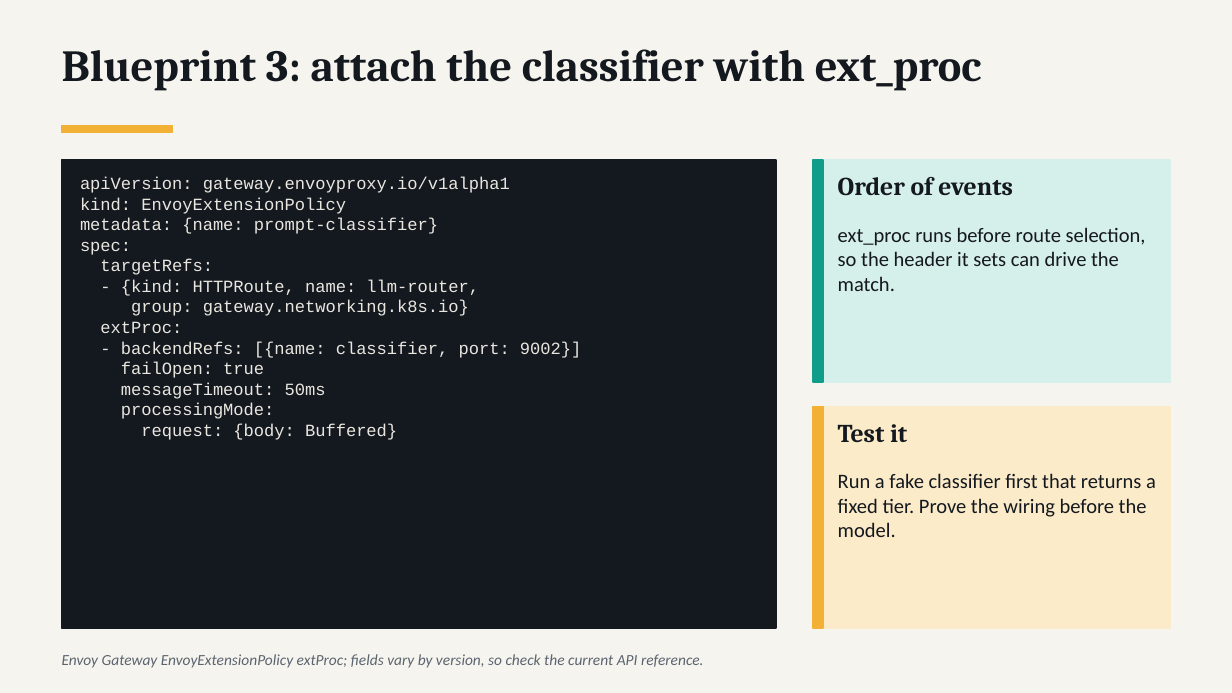
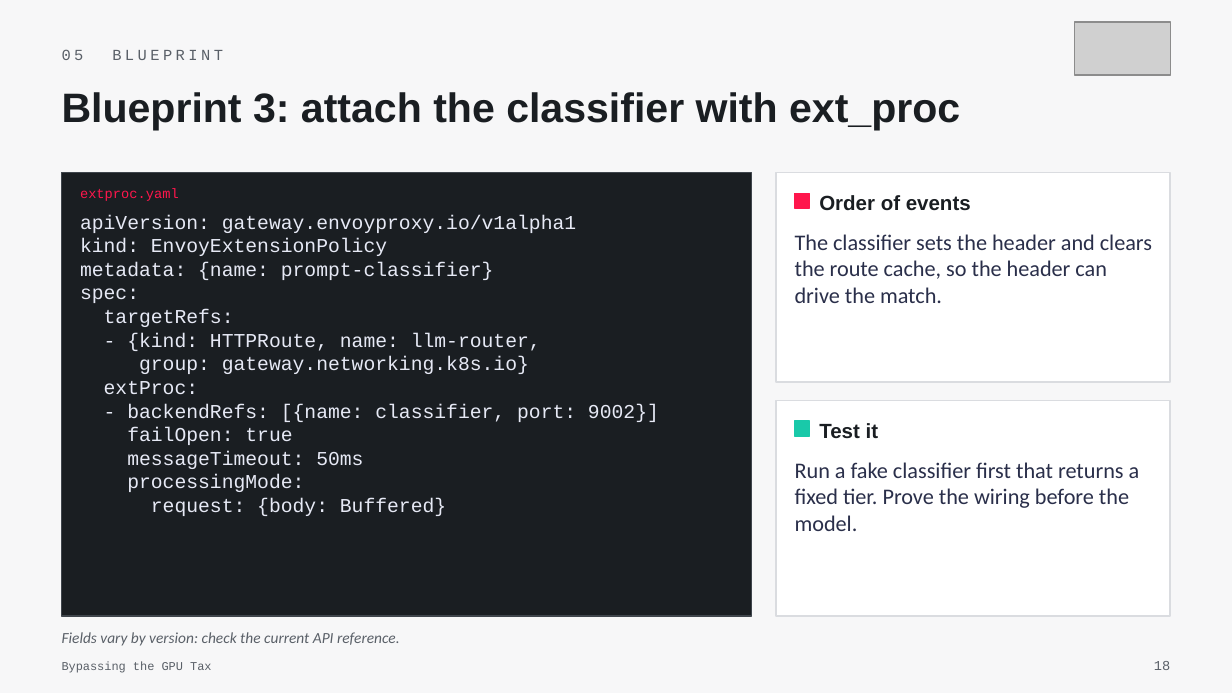
Before and after one commit to Sagar2366/bypassing-the-gpu-tax, a slide deck: slide 18 of slides/WeAreDevelopers-India-Bypassing-the-GPU-Tax.pptx (slide 15 before the commit). Drawn at 1232x693 pixels with LibreOffice and Linux fonts; fonts in the diff are those of the drawing; grey boxes stand for pictures. Boxes give left, top, right and bottom in pixels: in the first picture for what was removed or moved away, otherwise in the second. Text is boxed around its words. In the diff, an @@ line names an element or a change of style, - is before the commit and + after.

```diff
--- a/slides/WeAreDevelopers-India-Bypassing-the-GPU-Tax.pptx
+++ b/slides/WeAreDevelopers-India-Bypassing-the-GPU-Tax.pptx
@@ background #F6F4EE to #F7F7F8 @@
@@ picture added at [1074, 22, 1170, 75] @@
@@ text added at [62, 49, 223, 60], 9 pt, text #5A6068 @@
+05 BLUEPRINT
@@ text "Blueprint 3: attach the classifier ...": place and size @@
-text "Blueprint 3: attach the classifier ..." at [62, 49, 982, 91]
+text "Blueprint 3: attach the classifier ..." at [62, 92, 960, 130]
@@ text "Blueprint 3: attach the classifier ..." at [62, 92, 960, 130]: size 26 to 24 pt, font Cambria to Arial, text colour #14181F to #1A1E22 @@
@@ rectangle removed at [62, 126, 172, 132] @@
@@ rectangle: place and size @@
-rectangle at [62, 160, 776, 628]
+rectangle at [62, 172, 752, 616]
@@ rectangle at [62, 172, 752, 616]: fill #14181F to #1A1E22; outline #14181F 1 pt to #3F454C 1 pt @@
@@ rectangle: place and size @@
-rectangle at [813, 160, 1170, 382]
+rectangle at [776, 172, 1170, 382]
@@ rectangle at [776, 172, 1170, 382]: fill #D5EFEA to #FFFFFF; outline #D5EFEA 1 pt to #DADCE0 1 pt @@
@@ rectangle removed at [813, 160, 823, 382] @@
@@ text "apiVersion: gateway.envoyproxy.io/v1alpha1": place and size @@
-text "apiVersion: gateway.envoyproxy.io/v1alpha1" at [80, 176, 581, 440]
+text "apiVersion: gateway.envoyproxy.io/v1alpha1" at [80, 215, 659, 516]
@@ text "apiVersion: gateway.envoyproxy.io/v1alpha1" at [80, 215, 659, 516]: size 10 to 11.5 pt, text colour #E8E6DF to #E6E9F5 @@
@@ text added at [80, 189, 179, 201], 8 pt, text #FF164C @@
+extproc.yaml
@@ rectangle added at [795, 193, 809, 208], fill #FF164C, outline #FF164C 1 pt @@
@@ text "Order of events": place and size @@
-text "Order of events" at [838, 177, 1013, 196]
+text "Order of events" at [819, 195, 971, 211]
@@ text "Order of events" at [819, 195, 971, 211]: size 15 to 12 pt, font Cambria to Arial, text colour #14181F to #1A1E22; vertical alignment top to middle @@
@@ text at [795, 234, 1152, 303]: text changed; size 12 to 13 pt; text colour #14181F to #2A2F4A @@
-ext_proc runs before route selection, so the header it sets can drive the match.
+The classifier sets the header and clears the route cache, so the header can drive the match.
@@ rectangle: place and size @@
-rectangle at [813, 407, 1170, 628]
+rectangle at [776, 400, 1170, 616]
@@ rectangle at [776, 400, 1170, 616]: fill #FBEBC8 to #FFFFFF; outline #FBEBC8 1 pt to #DADCE0 1 pt @@
@@ rectangle removed at [813, 407, 823, 628] @@
@@ text "Test it" at [819, 423, 879, 438]: size 15 to 12 pt, font Cambria to Arial, text colour #14181F to #1A1E22; vertical alignment top to middle @@
@@ text "Test it": place and size @@
-text "Test it" at [838, 424, 907, 442]
+text "Test it" at [819, 423, 879, 438]
@@ rectangle added at [795, 421, 809, 436], fill #19C9A9, outline #19C9A9 1 pt @@
@@ text "Run a fake classifier first ...": place and size @@
-text "Run a fake classifier first ..." at [838, 473, 1156, 537]
+text "Run a fake classifier first ..." at [795, 462, 1140, 531]
@@ text "Run a fake classifier first ..." at [795, 462, 1140, 531]: size 12 to 13 pt, text colour #14181F to #2A2F4A @@
@@ text at [62, 632, 400, 646]: text changed; text colour #5B6470 to #5A6068 @@
-Envoy Gateway EnvoyExtensionPolicy extProc; fields vary by version, so check the current API reference.
+Fields vary by version: check the current API reference.
@@ text added at [62, 661, 211, 673], 7 pt, text #5A6068 @@
+Bypassing the GPU Tax
@@ text added at [1154, 661, 1170, 670], 8 pt, text #5A6068 @@
+18
```
Also in this commit, not shown: 15 other slides changed, 20 slides added, 8 slides removed, 2 other files.
